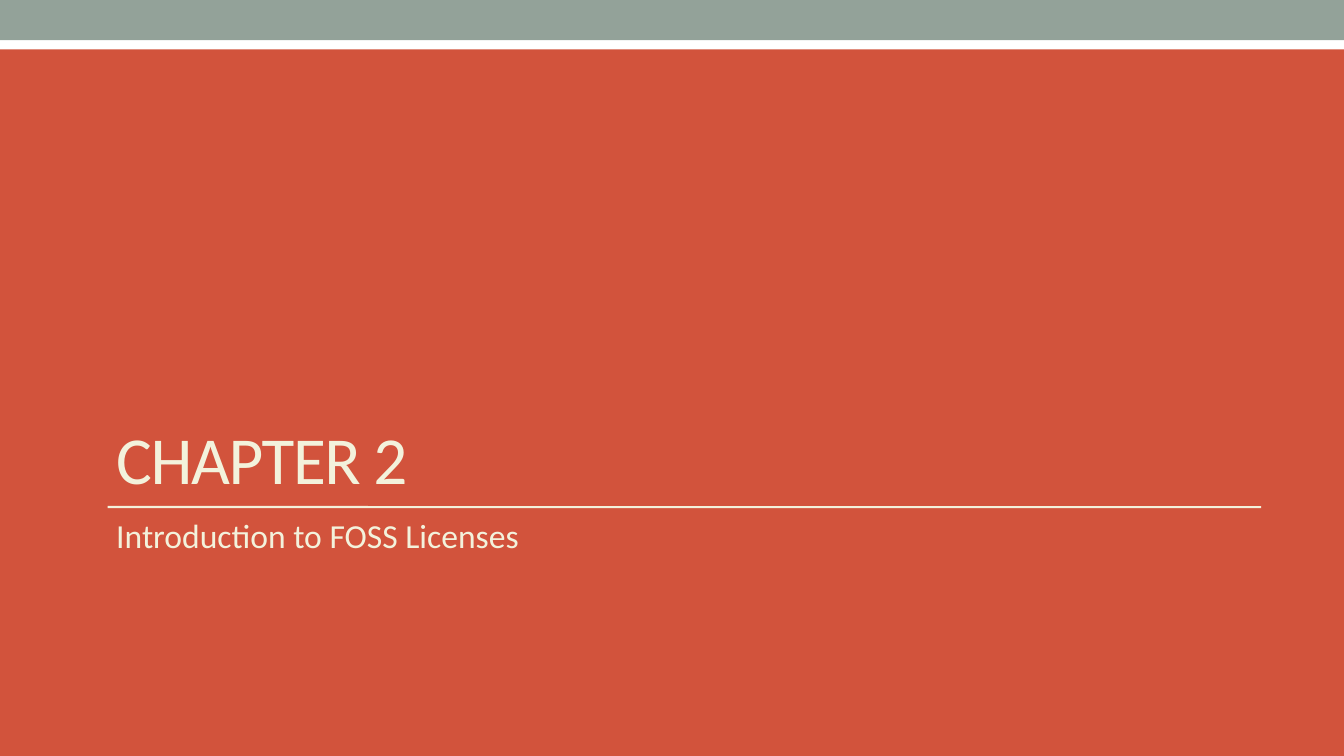
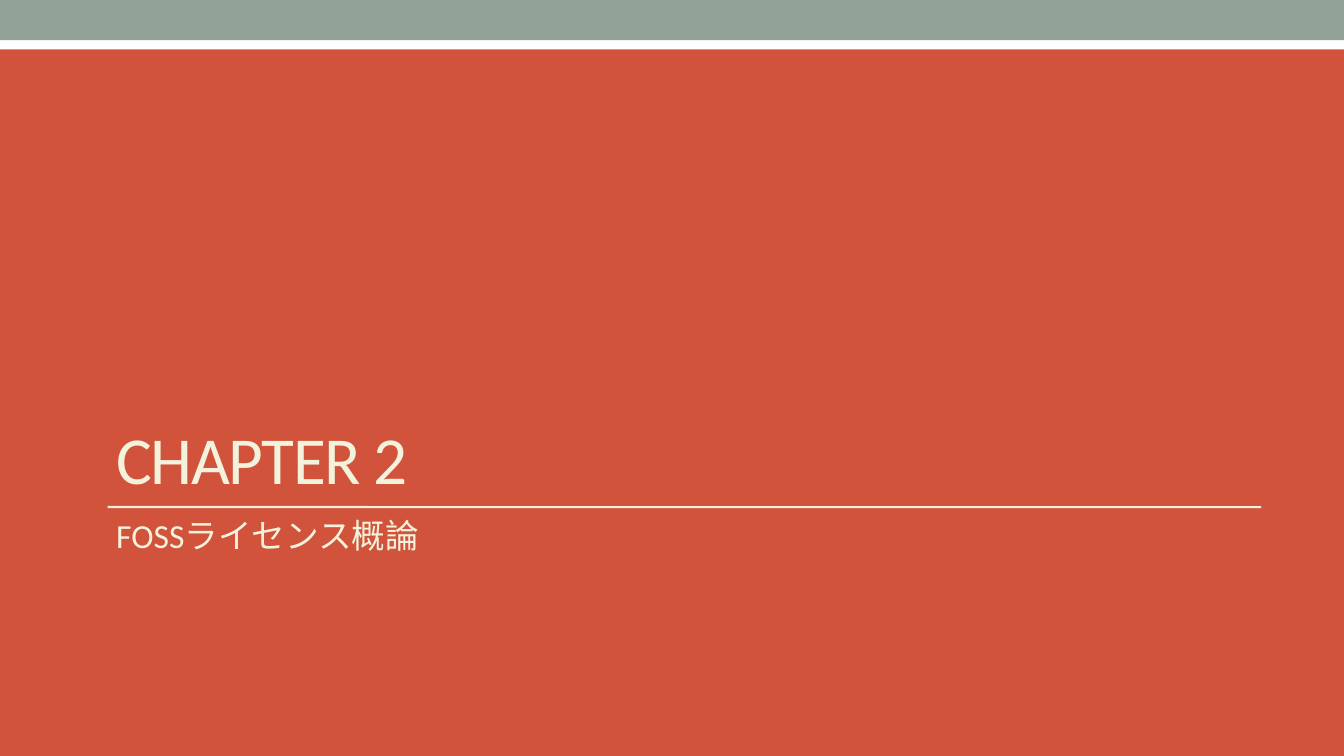
Before and after one commit to OpenChain-Project/Curriculum-Translation-JP, a slide deck: slide 11 of target/openchain-curriculum-release-2.pptx. Drawn at 1344x756 pixels with LibreOffice and Linux fonts; fonts in the diff are those of the drawing. Boxes give left, top, right and bottom in pixels: in the first picture for what was removed or moved away, otherwise in the second. Text is boxed around its words. In the diff, an @@ line names an element or a change of style, - is before the commit and + after.

```diff
--- a/target/openchain-curriculum-release-2.pptx
+++ b/target/openchain-curriculum-release-2.pptx
@@ text at [116,521,419,551]: text changed @@
-Introduction to FOSS Licenses
+FOSSライセンス概論
```
Also in this commit, not shown: 7 other slides changed, 9 other files.
